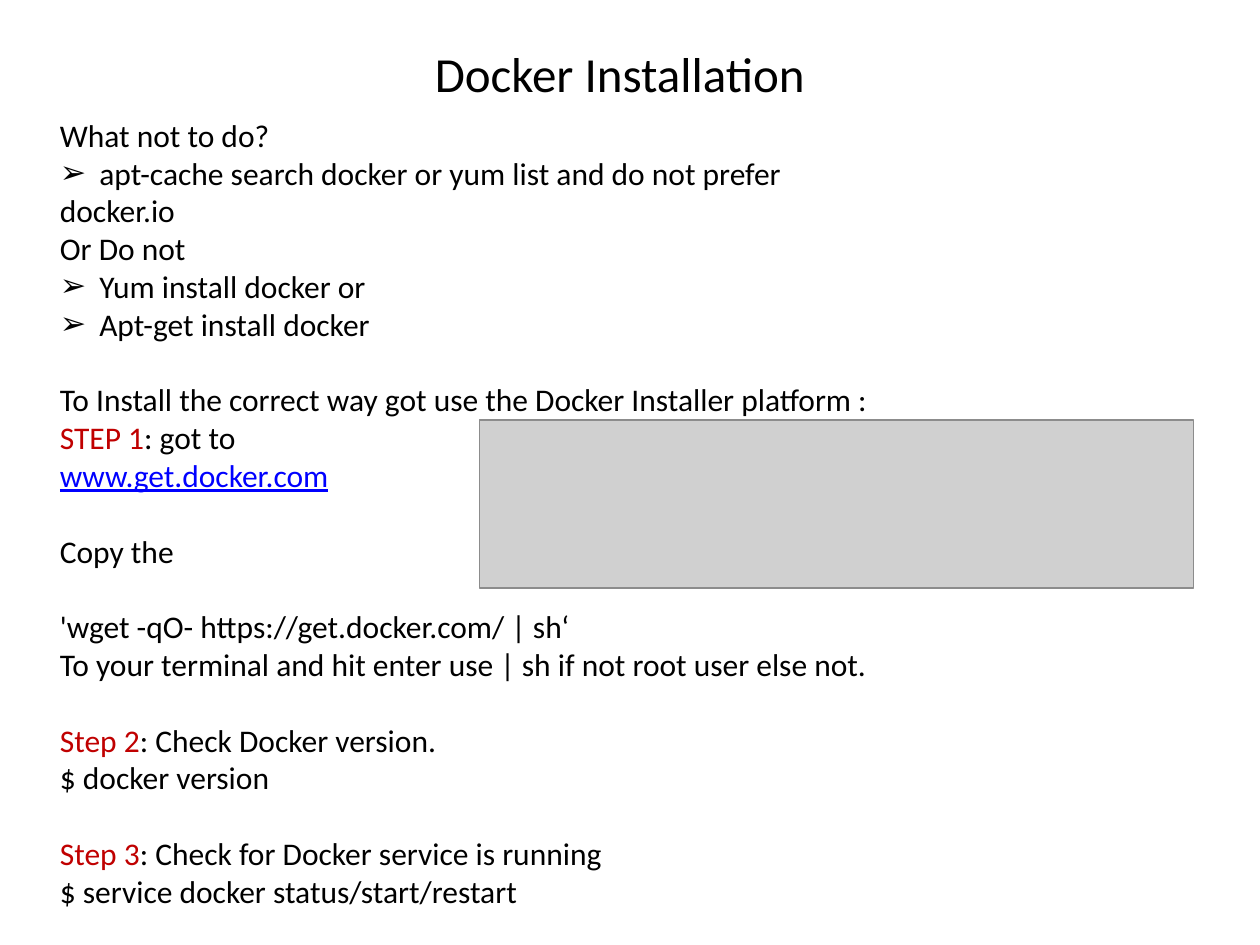
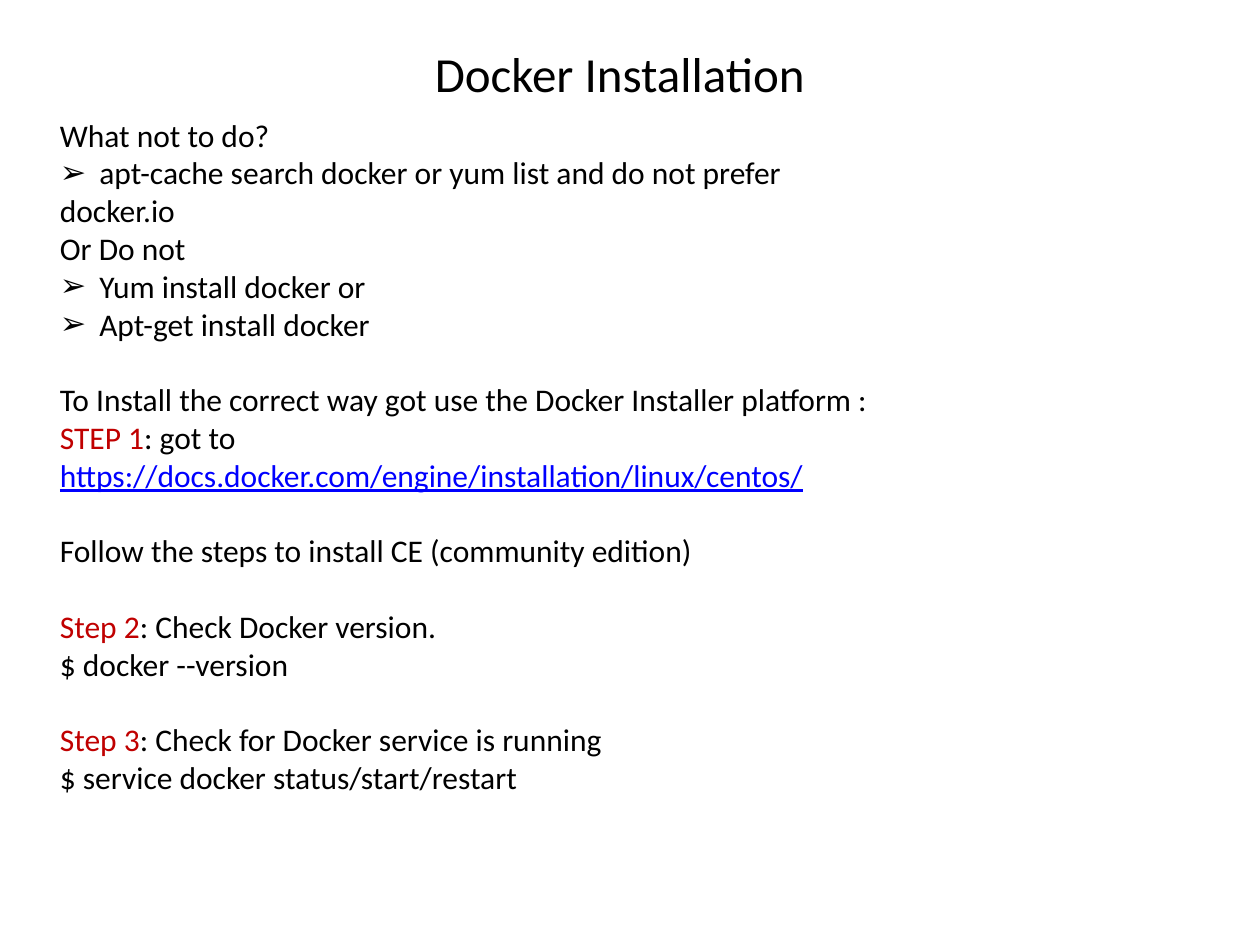
Before and after one commit to zameerpasha/DevopsTrainingRepo, a slide deck: slide 6 of Docker/Docker_Tutorial.pptx. Drawn at 1260x945 pixels with LibreOffice and Linux fonts; fonts in the diff are those of the drawing; grey boxes stand for pictures. Boxes give left, top, right and bottom in pixels: in the first picture for what was removed or moved away, otherwise in the second. Text is boxed around its words. In the diff, an @@ line names an element or a change of style, - is before the commit and + after.

Commit message:
corrected the Docker installation in the ppt.

```diff
--- a/Docker/Docker_Tutorial.pptx
+++ b/Docker/Docker_Tutorial.pptx
@@ picture removed at (480, 420, 1194, 587) @@
@@ text at (60, 465, 803, 567): text changed; text colour #000000 to #0000FF @@
-www.get.docker.com
-Copy the
-'wget -qO- https://get.docker.com/ | sh‘
-To your terminal and hit enter use | sh if not root user else not.
+https://docs.docker.com/engine/installation/linux/centos/
+Follow the steps to install CE (community edition)
@@ text at (83, 654, 288, 677): text changed @@
-$ docker version
+$ docker --version
```
Also in this commit, not shown: 1 other file.
